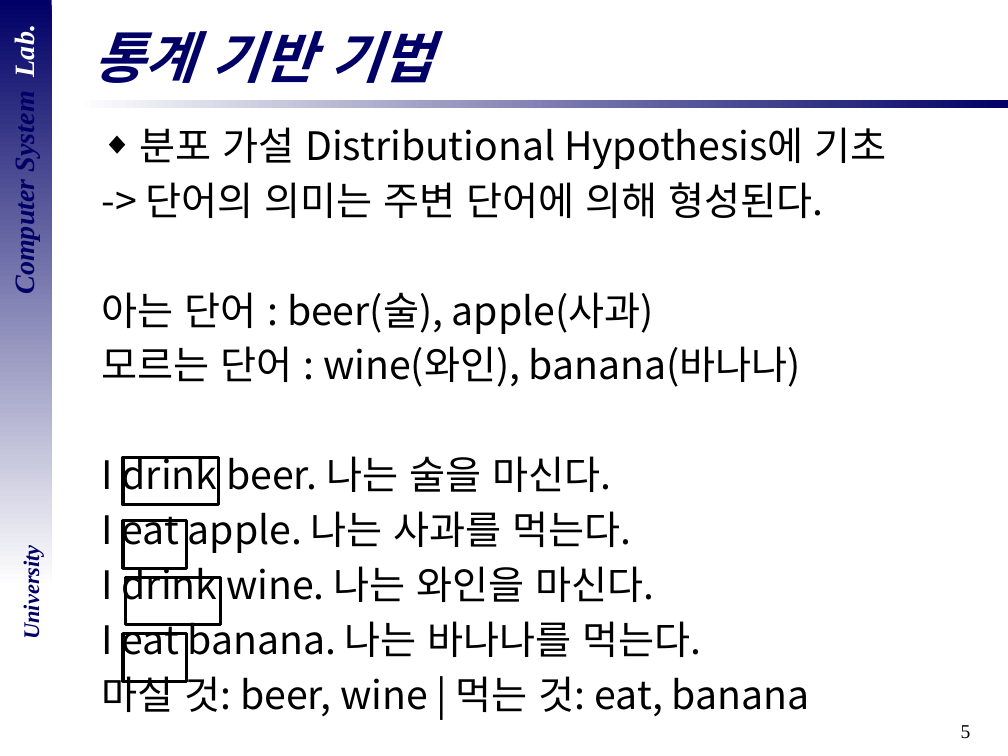
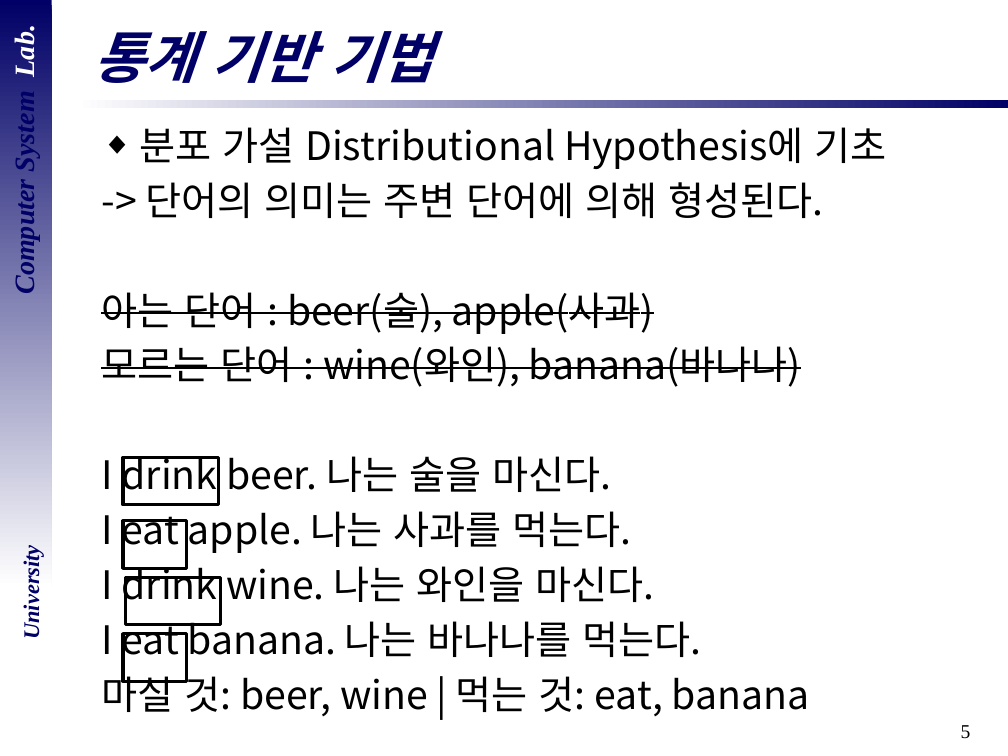
Before and after one commit to DevelopLee20/CSLab_Semina, a slide deck: slide 5 of ppt 모음/NLP_시소러스_통계기반기법 - 이인규.pptx. Drawn at 1008x756 pixels with LibreOffice and Linux fonts; fonts in the diff are those of the drawing; background and template pictures are left out. Boxes give left, top, right and bottom in pixels: in the first picture for what was removed or moved away, otherwise in the second. Text is boxed around its words. In the diff, an @@ line names an element or a change of style, - is before the commit and + after.

```diff
--- a/ppt 모음/NLP_시소러스_통계기반기법 - 이인규.pptx
+++ b/ppt 모음/NLP_시소러스_통계기반기법 - 이인규.pptx
@@ text at box(101, 292, 801, 387): strikethrough on in "아는 단어 : beer(술), apple(사과)", "모르는 단어 : wine(와인), banana(바나나)" @@
```
Also in this commit, not shown: 2 other files.
